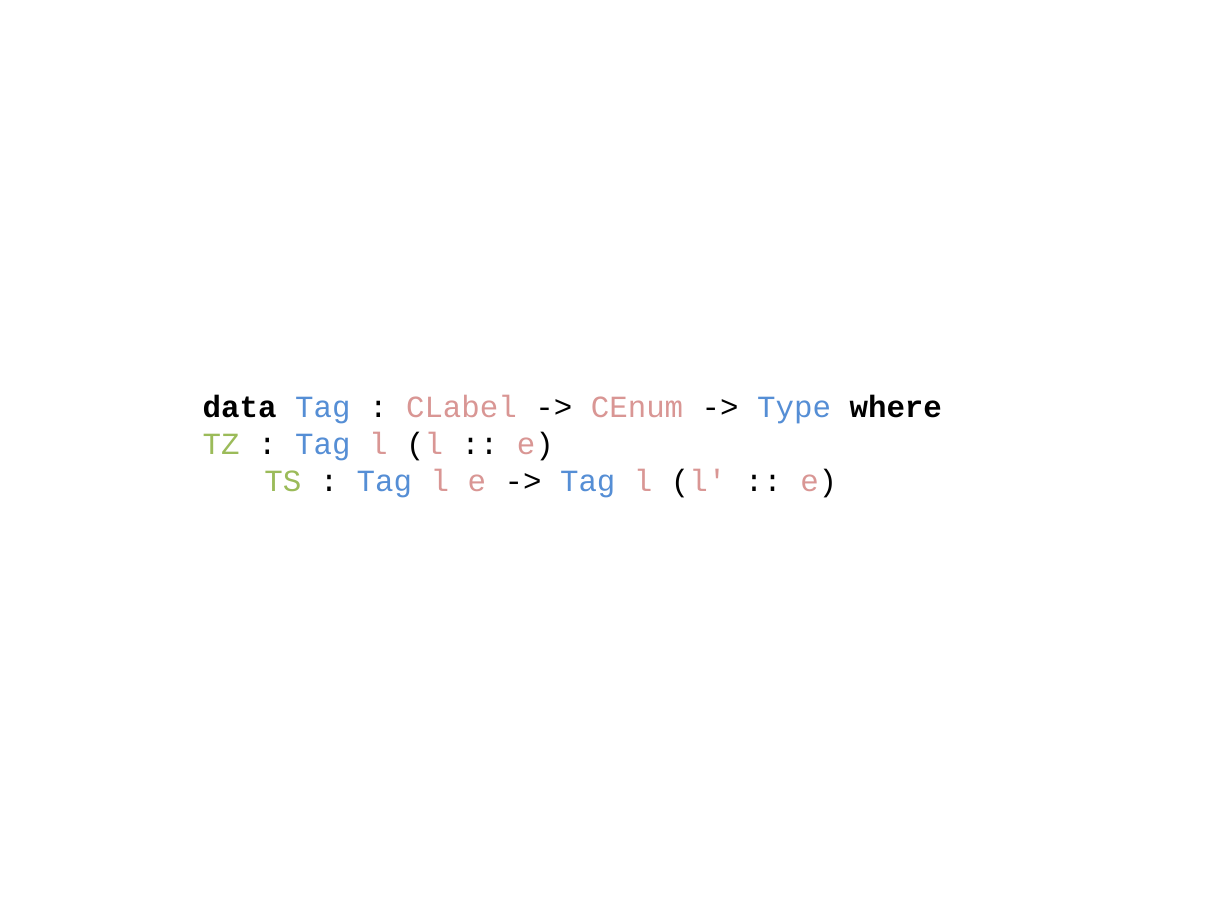
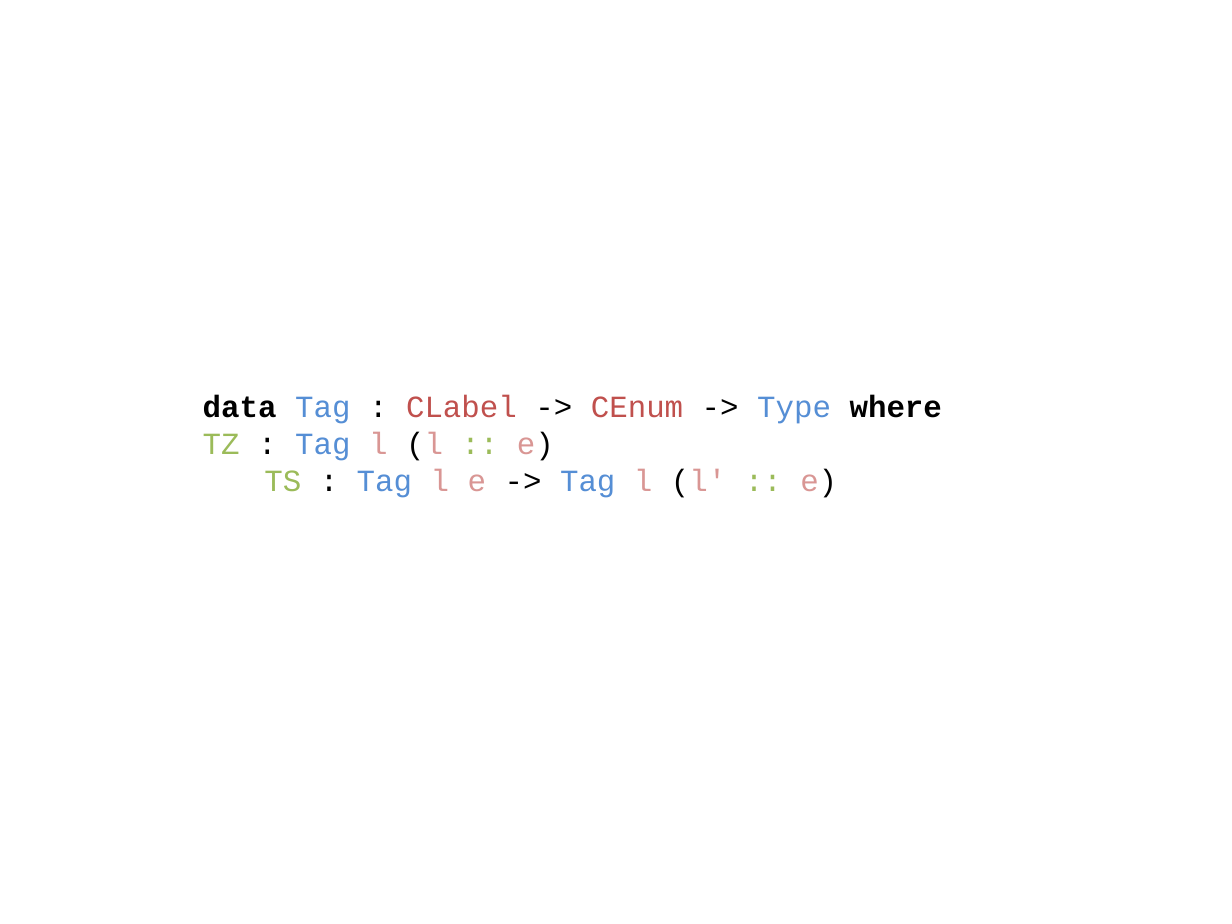
Before and after one commit to ahmadsalim/MSc-Thesis, a slide deck: slide 1 of Figures/AnInformativeEncodingofConstructorsTags.pptx. Drawn at 1232x924 pixels with LibreOffice and Linux fonts; fonts in the diff are those of the drawing. Boxes give left, top, right and bottom in pixels: in the first picture for what was removed or moved away, otherwise in the second. Text is boxed around its words. In the diff, an @@ line names an element or a change of style, - is before the commit and + after.

```diff
--- a/Figures/AnInformativeEncodingofConstructorsTags.pptx
+++ b/Figures/AnInformativeEncodingofConstructorsTags.pptx
@@ text "data Tag : CLabel -> ..." at [203,395,942,498]: text colour #D99694 to #C0504D in "CLabel CEnum"; text colour #000000 to #9BBB59 in "::", "::" @@
```
Also in this commit, not shown: 28 other files.
